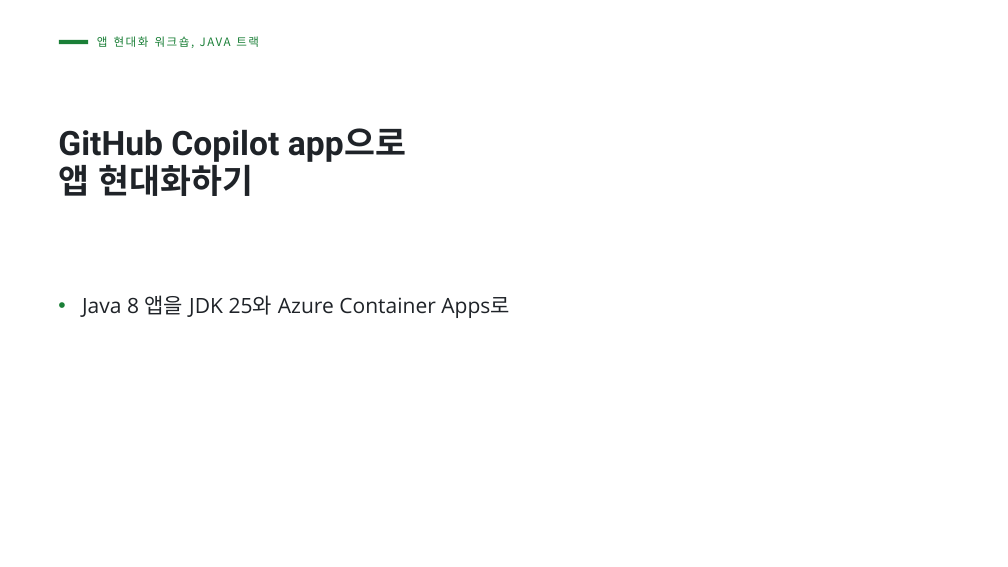
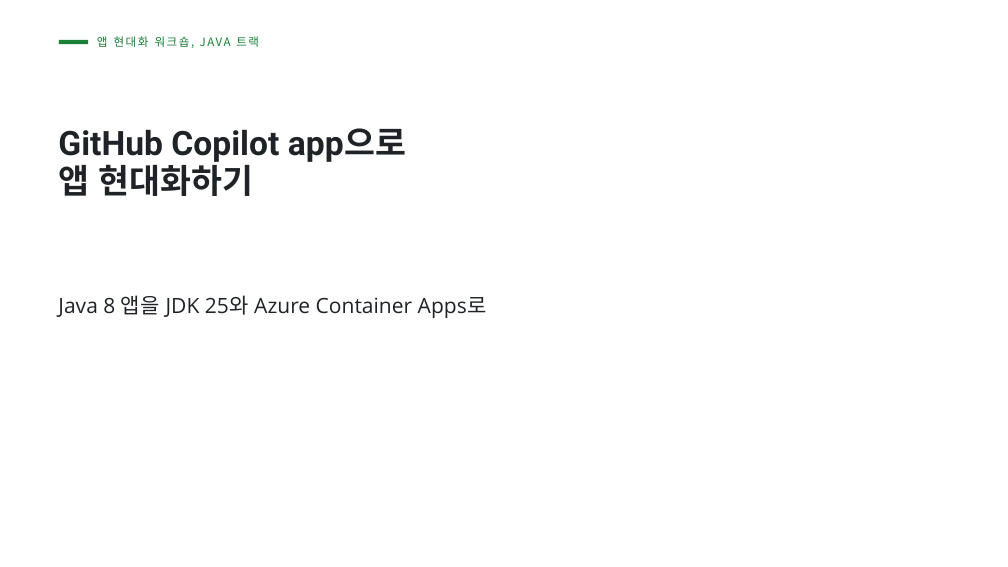
Before and after one commit to devkimchi/app-modernisation-workshop, a slide deck: slide 1 of docs/slides/app-modernisation-workshop-java-instructor.pptx. Drawn at 1008x567 pixels with LibreOffice and Linux fonts; fonts in the diff are those of the drawing; background and template pictures are left out. Boxes give left, top, right and bottom in pixels: in the first picture for what was removed or moved away, otherwise in the second. Text is boxed around its words. In the diff, an @@ line names an element or a change of style, - is before the commit and + after.

```diff
--- a/docs/slides/app-modernisation-workshop-java-instructor.pptx
+++ b/docs/slides/app-modernisation-workshop-java-instructor.pptx
@@ text "Java 8 앱을 JDK 25와 ..." at bbox=[58, 295, 487, 318]: bullet • to none @@
```
Also in this commit, not shown: 1 other slide changed, 1 slide added.
